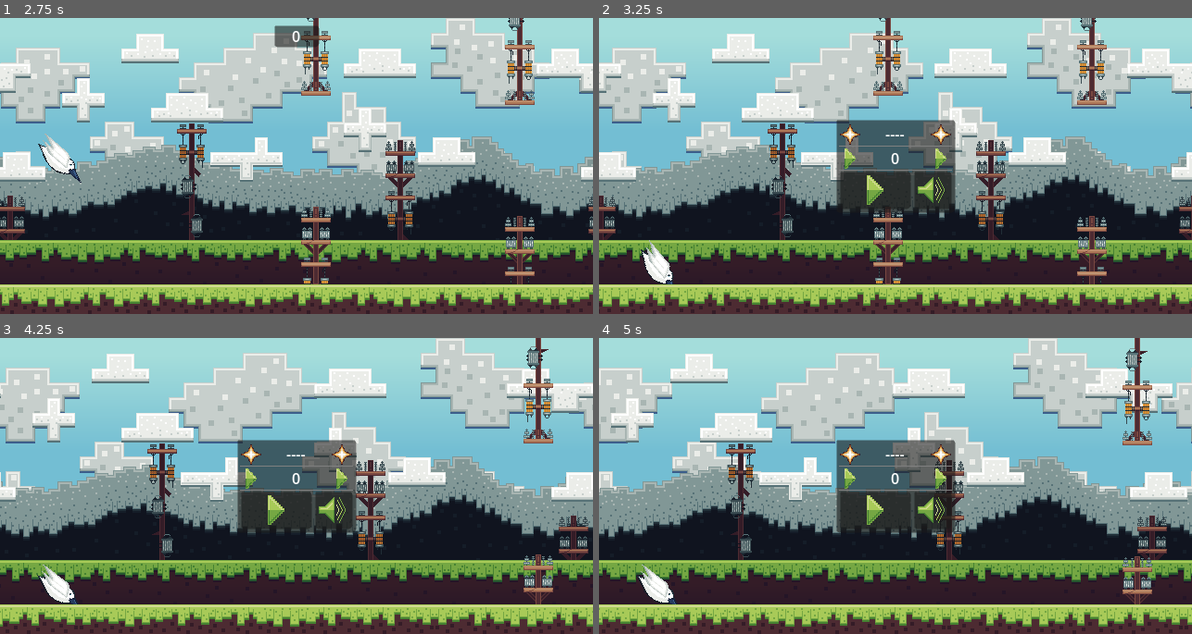
Above: before the commit, frames 1-4 (two rows, left to right).
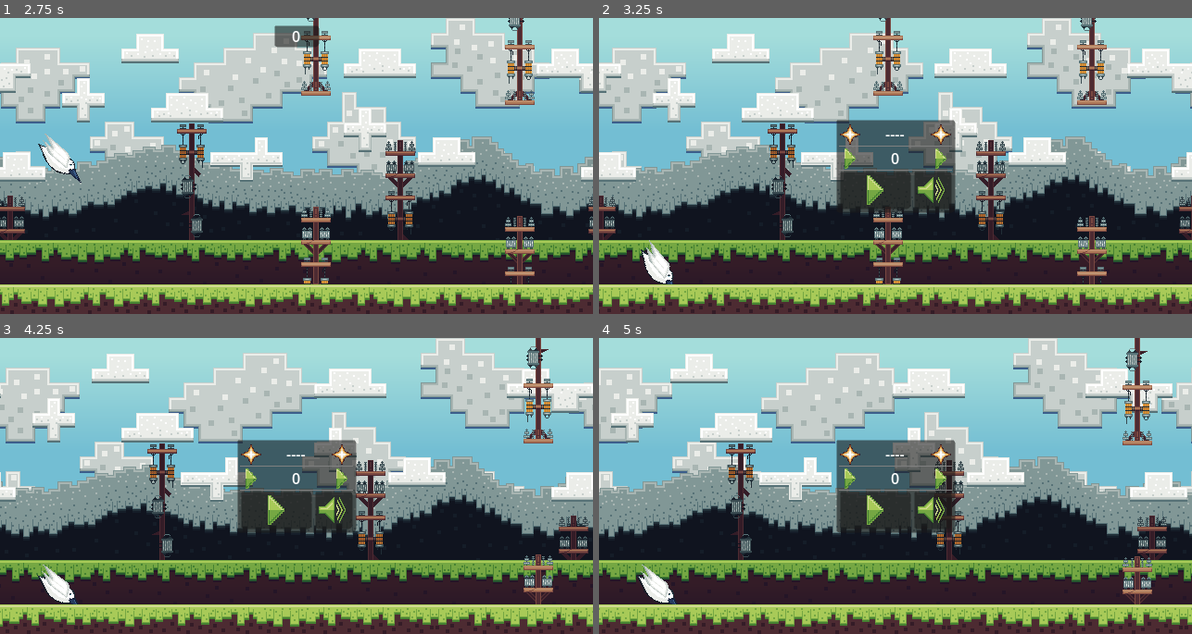
Above: after the commit, the same moments.

Repository: VirtualG450/wing-flapper
Game: Godot game, scene res://Scenes/GameRoot.tscn
The game is run twice, just before and just after one commit, with the same random seed, the same clock (stepped at 60 frames per second) and the same inputs.
Inputs (mouse positions are in pixels of both pictures, inside the frame that each line leads up to):
- Up to frame 1 (2.75 s): tap Enter at 0.5 s; move the mouse to (426, 151) at 0.52 s; click (426, 151) at 0.77 s; click (426, 151) at 1.07 s; move the mouse to (177, 180) at 1.27 s; click (177, 180) at 1.52 s; click (177, 180) at 1.82 s; move the mouse to (355, 100) at 2.02 s
- Up to frame 2 (3.25 s): move the mouse to (865, 225) at 2.77 s; click (865, 225) at 3.02 s
- Up to frame 3 (4.25 s): click (266, 545) at 3.32 s; click (278, 509) at 3.5 s
- Up to frame 4 (5 s): click (877, 509) at 4.25 s

Frame 1 is identical in both runs. In frame 2, less than 0.1% of the frame differs, in the area x 41-59%, y 44-62%; in frame 3, less than 0.1%; in frame 4, less than 0.1%.

Commit message:
0.9.0 Icono del juego y preparacion de exportacion
Creado el icono del juego en resolucion 256 x 256.

Preparando ajustes para exportar el juego en Windows, Web, Linux e intentare android, en principio tengo los ajustes necesarios para exportar en android pero hace tiempo no lo pruebo ya que podria necesitar actualizar las dependencias.

Diff:
--- a/Script/game_root.gd
+++ b/Script/game_root.gd
@@ -89,14 +89,10 @@
 	points += 1
 	hud_node.update_point_counter()
 	# Change the parallax to the relevant area
-	if points >= 50 and points < 150 and last_area != 1:
-		set_parallax_area(1)
-	elif points >= 150 and points < 300 and last_area != 2:
-		set_parallax_area(2)
-	elif points >= 300 and points < 450 and last_area != 3:
-		set_parallax_area(3)
-	elif points >= 450 and last_area != 4:
-		set_parallax_area(4)
+	@warning_ignore("integer_division")
+	var area := clampi(points / 150, 0, 4)
+	if last_area != area:
+		set_parallax_area(area)
 
 # Parallax control
 
--- a/Script/hud.gd
+++ b/Script/hud.gd
@@ -51,6 +51,7 @@
 		tween1.kill()
 	tween1 = create_tween()
 	tween1.set_parallel()
+	tween1.tween_property(replay_button,"disabled", false, time1)
 	# Hide point couter
 	tween1.tween_property(score_section,"visible", false, time1)
 	tween1.tween_property(score_section,"scale", Vector2.ZERO, time1)
@@ -61,7 +62,6 @@
 	tween1.tween_method(_game_over_counter ,0, new_points, time1 + 1.0)
 	if new_record:
 		tween1.tween_method(_record_counter, 0, new_points, time1 + 1.0)
-	tween1.tween_property(replay_button,"disabled", false, time1)
 
 func hide_anim() -> void:
 	if tween1:
--- a/icon.svg
+++ /dev/null
@@ -1 +0,0 @@
-<svg xmlns="http://www.w3.org/2000/svg" width="128" height="128"><rect width="124" height="124" x="2" y="2" fill="#363d52" stroke="#212532" stroke-width="4" rx="14"/><g fill="#fff" transform="translate(12.322 12.322)scale(.101)"><path d="M105 673v33q407 354 814 0v-33z"/><path fill="#478cbf" d="m105 673 152 14q12 1 15 14l4 67 132 10 8-61q2-11 15-15h162q13 4 15 15l8 61 132-10 4-67q3-13 15-14l152-14V427q30-39 56-81-35-59-83-108-43 20-82 47-40-37-88-64 7-51 8-102-59-28-123-42-26 43-46 89-49-7-98 0-20-46-46-89-64 14-123 42 1 51 8 102-48 27-88 64-39-27-82-47-48 49-83 108 26 42 56 81zm0 33v39c0 276 813 276 814 0v-39l-134 12-5 69q-2 10-14 13l-162 11q-12 0-16-11l-10-65H446l-10 65q-4 11-16 11l-162-11q-12-3-14-13l-5-69z"/><path d="M483 600c0 34 58 34 58 0v-86c0-34-58-34-58 0z"/><circle cx="725" cy="526" r="90"/><circle cx="299" cy="526" r="90"/></g><g fill="#414042" transform="translate(12.322 12.322)scale(.101)"><circle cx="307" cy="532" r="60"/><circle cx="717" cy="532" r="60"/></g></svg>
--- a/project.godot
+++ b/project.godot
@@ -11,10 +11,11 @@
 [application]
 
 config/name="WingFlapper"
+config/version="0.9.0"
 run/main_scene="uid://cxpqmy7cfpy0i"
 config/features=PackedStringArray("4.6", "GL Compatibility")
 boot_splash/use_filter=false
-config/icon="res://icon.svg"
+config/icon="uid://dw8yjyx73k4fw"
 
 [display]
 
@@ -64,4 +65,5 @@
 rendering_device/driver.windows="d3d12"
 renderer/rendering_method="gl_compatibility"
 renderer/rendering_method.mobile="gl_compatibility"
+textures/vram_compression/import_etc2_astc=true
 2d/snap/snap_2d_vertices_to_pixel=true
Binary file added: Assets/Graphics/GameIcon256.png
Not shown, changed: Assets/Graphics/GameIcon256.png.import
Binary file changed: Assets/Graphics/PlayButton.png
Binary file changed: Assets/Graphics/SoundIcons.png
Not shown, changed: export_presets.cfg
